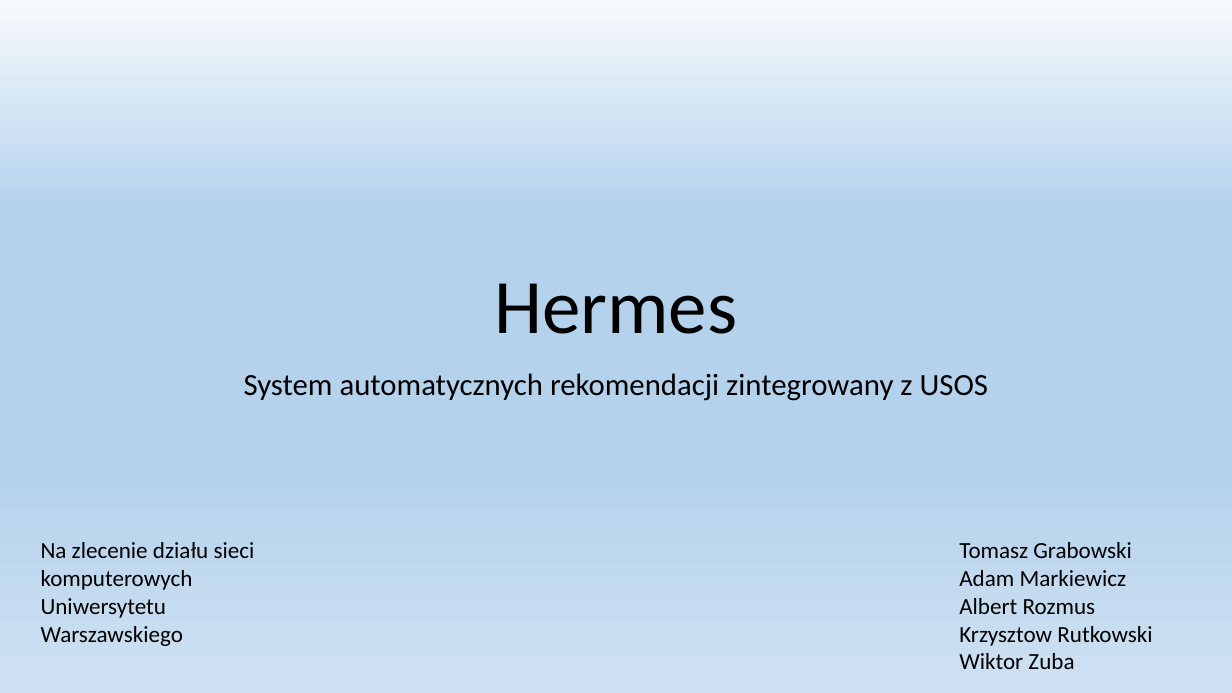
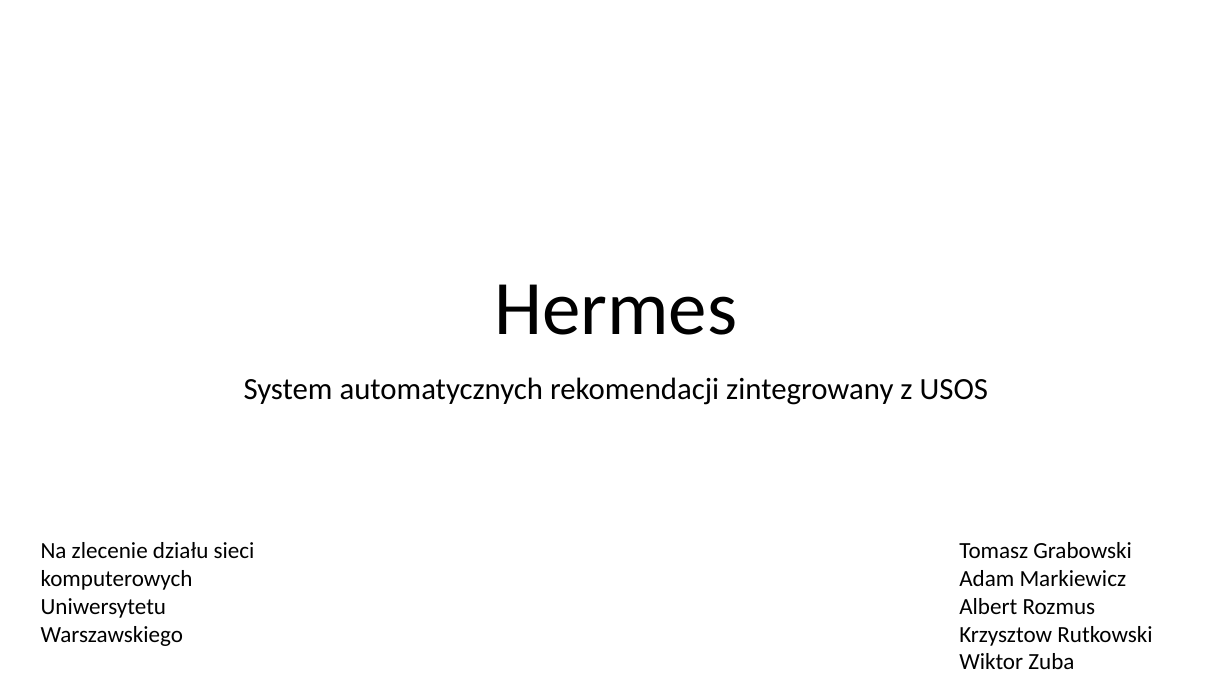
Before and after one commit to ZPP-Hermes/ZPP-pracalic, a slide deck: slide 1 of prezentacja/Hermes.pptx. Drawn at 1232x693 pixels with LibreOffice and Linux fonts; fonts in the diff are those of the drawing. Boxes give left, top, right and bottom in pixels: in the first picture for what was removed or moved away, otherwise in the second. Text is boxed around its words. In the diff, an @@ line names an element or a change of style, - is before the commit and + after.

```diff
--- a/prezentacja/Hermes.pptx
+++ b/prezentacja/Hermes.pptx
@@ background gradient #F7FAFD to #B5D2EC to #CEE1F2 to #FFFFFF @@
@@ text "Hermes" at (494,284,737,335): line spacing 0.9 to 1 @@
@@ text "System automatycznych rekomendacji zintegrowany z ..." at (244,377,988,405): line spacing 0.9 to 1; less space between paragraphs @@
```
Also in this commit, not shown: 6 other slides changed, 4 slides added, 3 slides removed, 3 other files.
